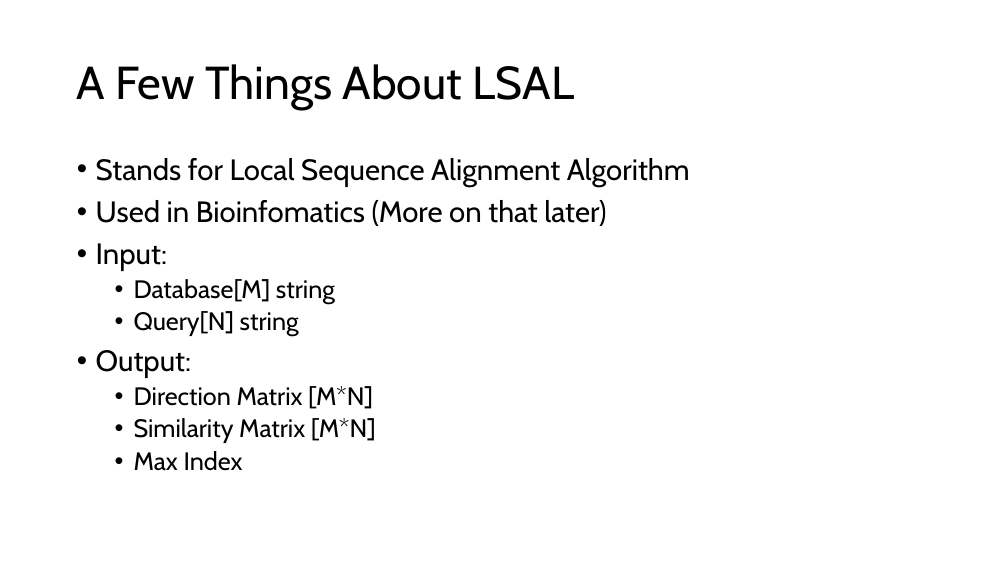
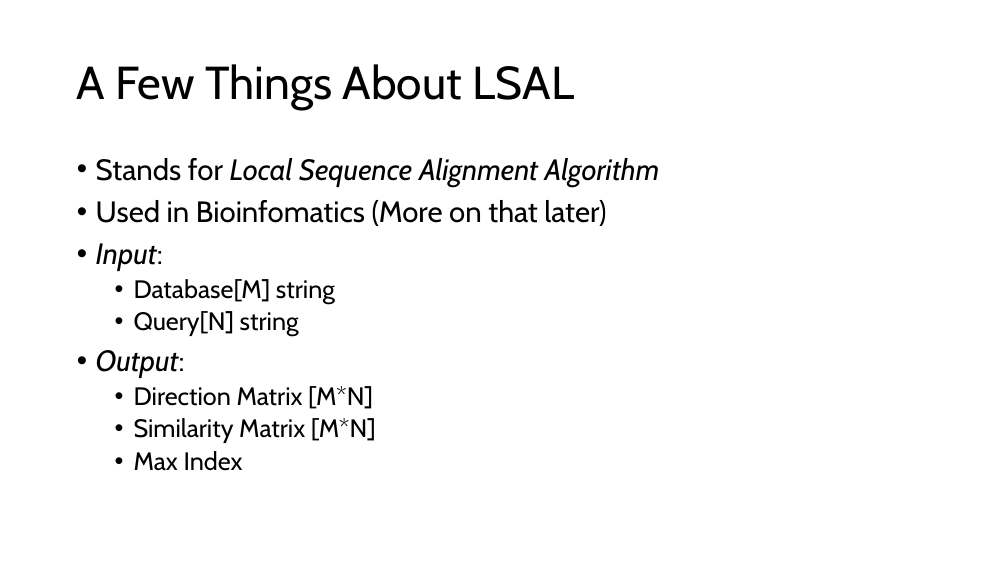
Before and after one commit to Embedded-Systems-2023-24/Embedded-Systems, a slide deck: slide 3 of lab3/lsal/Lab3 Presentation.pptx. Drawn at 1008x567 pixels with LibreOffice and Linux fonts; fonts in the diff are those of the drawing. Boxes give left, top, right and bottom in pixels: in the first picture for what was removed or moved away, otherwise in the second. Text is boxed around its words. In the diff, an @@ line names an element or a change of style, - is before the commit and + after.

```diff
--- a/lab3/lsal/Lab3 Presentation.pptx
+++ b/lab3/lsal/Lab3 Presentation.pptx
@@ text at <box>96,158,660,378</box>: italic on in "Local Sequence Alignment Algorithm", "Input:", "Output:" @@
```
Also in this commit, not shown: 4 other slides changed, 1 slide added, 1 slide removed, 5 other files.
